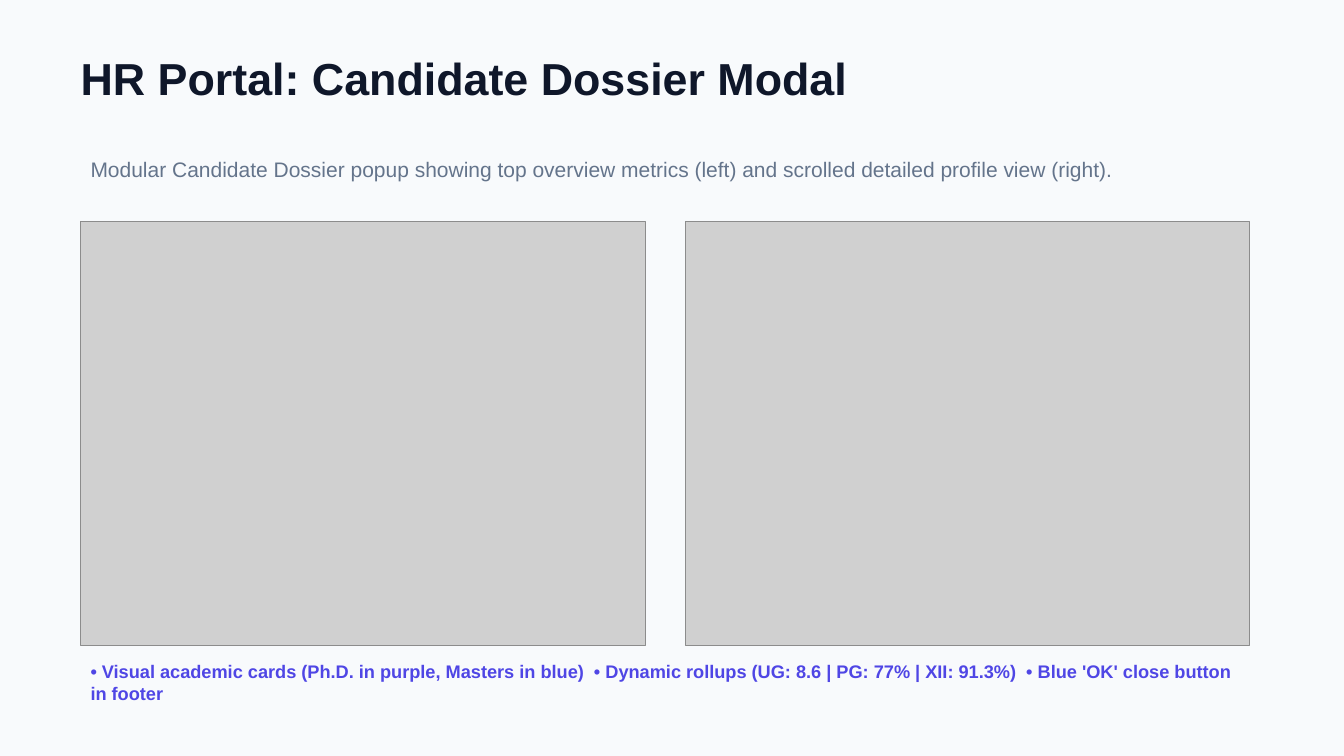
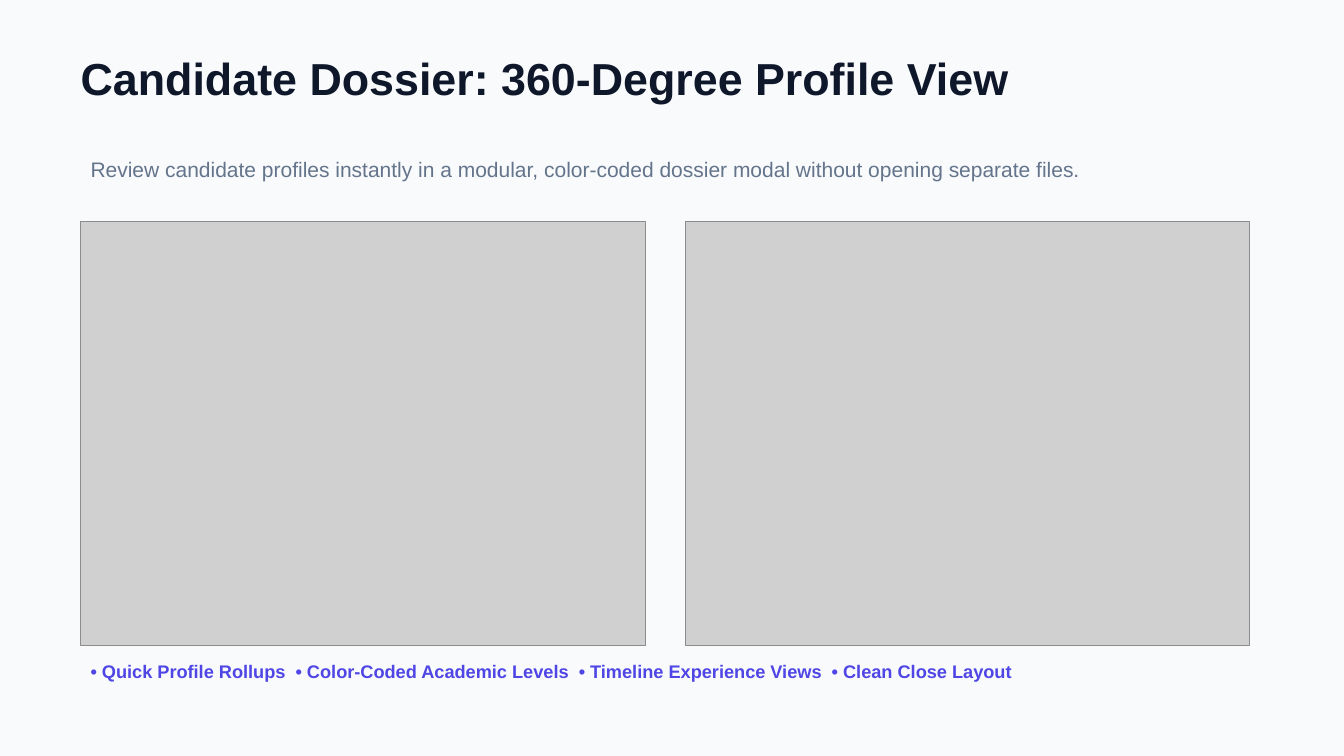
Before and after one commit to aws-ris/HR-Career-Portal, a slide deck: slide 8 of resources/HR_Portal_Presentation.pptx. Drawn at 1344x756 pixels with LibreOffice and Linux fonts; fonts in the diff are those of the drawing; grey boxes stand for pictures. Boxes give left, top, right and bottom in pixels: in the first picture for what was removed or moved away, otherwise in the second. Text is boxed around its words. In the diff, an @@ line names an element or a change of style, - is before the commit and + after.

```diff
--- a/resources/HR_Portal_Presentation.pptx
+++ b/resources/HR_Portal_Presentation.pptx
@@ text at (81,62,1008,104): text changed @@
-HR Portal: Candidate Dossier Modal
+Candidate Dossier: 360-Degree Profile View
@@ text at (91,162,1079,181): text changed @@
-Modular Candidate Dossier popup showing top overview metrics (left) and scrolled detailed profile view (right).
+Review candidate profiles instantly in a modular, color-coded dossier modal without opening separate files.
@@ text at (102,665,1012,682): text changed @@
-• Visual academic cards (Ph.D. in purple, Masters in blue) • Dynamic rollups (UG: 8.6 | PG: 77% | XII: 91.3%) • Blue 'OK' close button in footer
+• Quick Profile Rollups • Color-Coded Academic Levels • Timeline Experience Views • Clean Close Layout
```
Also in this commit, not shown: 9 other slides changed.
